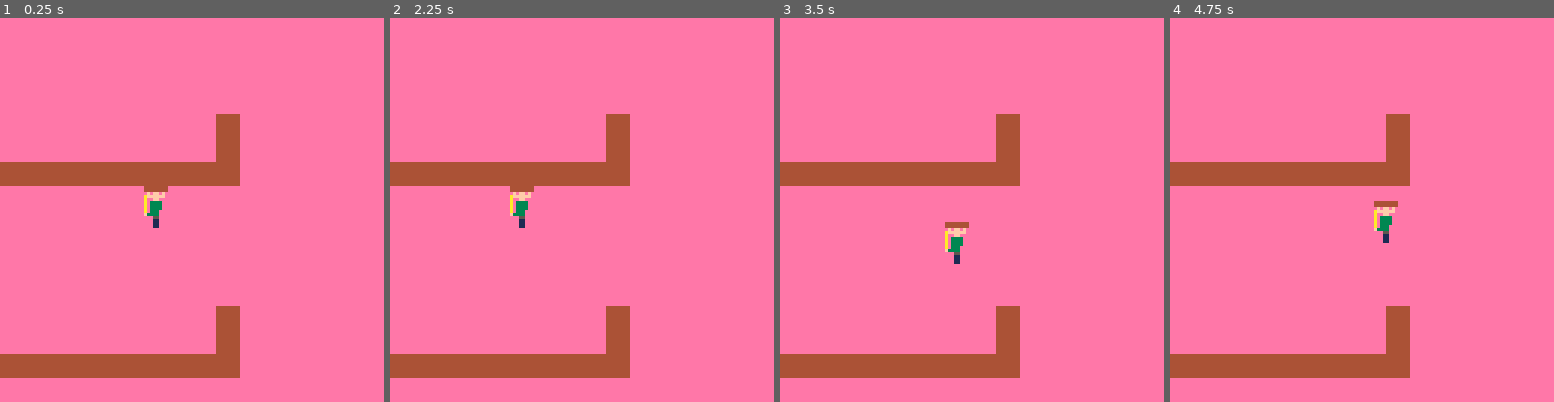
Above: before the commit, frames 1-4 (left to right).
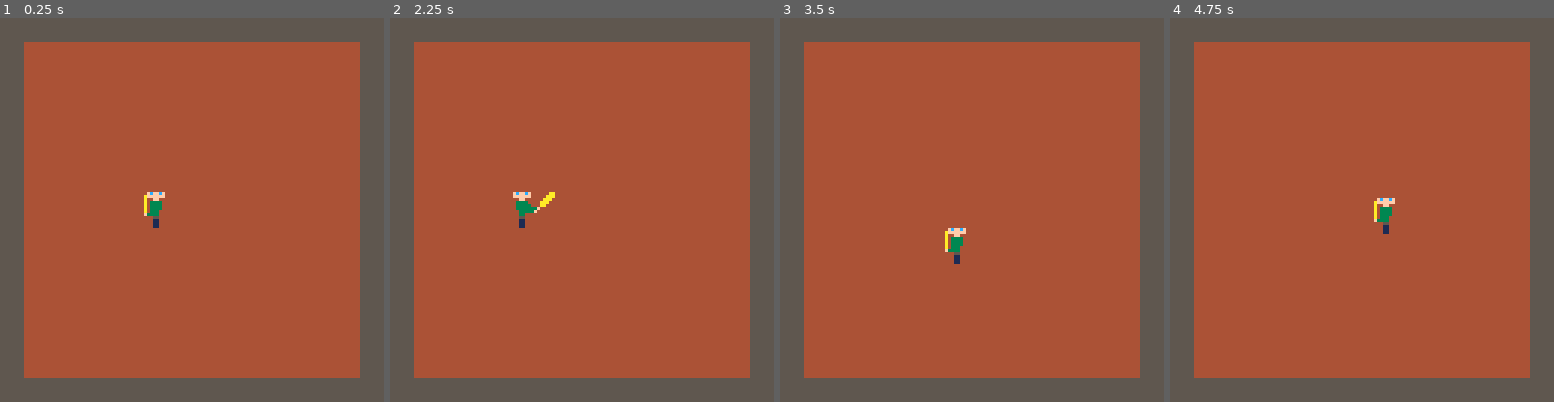
Above: after the commit, the same moments.

Repository: kuhnevan/ims-445-final-project
Game: PICO-8 cartridge final/finalproject.p8
The game is run twice, just before and just after one commit, with the same random seed, the same clock (stepped at 60 frames per second) and the same inputs.
Inputs:
- Up to frame 1 (0.25 s): no input
- Up to frame 2 (2.25 s): tap O (Z key) at 0.33, 0.7, 1.43, 2.22 s; hold Left from 1.97 s (still down)
- Up to frame 3 (3.5 s): release Left at 2.37 s; hold Down 2.42-2.82 s; hold Right from 2.87 s (still down); tap O (Z key) at 3.1 s
- Up to frame 4 (4.75 s): release Right at 3.53 s; hold Up 3.58-4.08 s; tap O (Z key) at 3.98 s; hold Right 4.13-4.53 s; hold Down from 4.58 s (still down)

The runs differ from the first frame. In frame 1, 91% of the frame differs, in the area x 0-100%, y 0-100%; in frame 2, 91%; in frame 3, 91%; in frame 4, 91%.

Commit message:
player health, animation, damage

Diff:
--- a/final/finalproject.p8
+++ b/final/finalproject.p8
@@ -6,16 +6,33 @@
 
 z = 1
 
+time_t = 0
+
 cellwidth = 8
 
 p1 = {
     x = 6 * cellwidth,
     y = 7 * cellwidth,
+    hasbat = false,
+    damage = 0,
+    health = 10,
     sprindex = 4,
     width = 1,
     height = 2,
     speed = 1
 }
+
+
+function dealdamage(dam)
+
+end
+
+
+function wait()
+	p1.sprindex = 4
+	p1.width = 1
+	a = 0
+end
 
 function p1:moveleft()
  if p1:nothingleft() then
@@ -92,18 +109,22 @@
 end
 
 function _update()
+	wait()
  if (btn(0)) then p1:moveleft() end
  if (btn(1)) then p1:moveright() end
  if (btn(2)) then p1:moveup() end
  if (btn(3)) then p1:movedown() end
- if (btn(4)) then z += 1 end
+ if (btn(4)) then
+ 	p1.sprindex = 5
+ 	p1.width = 2
+ end
 end
 
 
 
 function _draw()
- map(0,0,0,0,16,8)
- map(0,0,0,64,16,8)
+ map(0,0,0,0,16,16)
+-- map(0,0,0,64,16,8)
  spr(p1.sprindex, p1.x, p1.y, p1.width, p1.height)
 end
 
@@ -153,21 +174,25 @@
 
 
 
-…(5 lines of a section not shown)…
 __gff__
-0000000000000000000000000000000000000000000000000000000000000000000000000000000000000000000000000101010000000000000000000000000000000000000000000000000000000000000000000000000000000000000000000000000000000000000000000000000000000000000000000000000000000000
+0000020000000000000000000000000000000000000000000000000000000000000000000000000000000000000000000101000000000000000000000000000000000000000000000000000000000000000000000000000000000000000000000000000000000000000000000000000000000000000000000000000000000000
 0000000000000000000000000000000000000000000000000000000000000000000000000000000000000000000000000000000000000000000000000000000000000000000000000000000000000000000000000000000000000000000000000000000000000000000000000000000000000000000000000000000000000000
 __map__
-3333333333333333333333333333333300000000000000000000000000000000000000000000000000000000000000000000000000000000000000000000000000000000000000000000000000000000000000000000000000000000000000000000000000000000000000000000000000000000000000000000000000000000
-3333333333333333333333333333333300000000000000000000000000000000000000000000000000000000000000000000000000000000000000000000000000000000000000000000000000000000000000000000000000000000000000000000000000000000000000000000000000000000000000000000000000000000
-3333333333333333333333333333333300000000000000000000000000000000000000000000000000000000000000000000000000000000000000000000000000000000000000000000000000000000000000000000000000000000000000000000000000000000000000000000000000000000000000000000000000000000
-3333333333333333333333333333333300000000000000000000000000000000000000000000000000000000000000000000000000000000000000000000000000000000000000000000000000000000000000000000000000000000000000000000000000000000000000000000000000000000000000000000000000000000
-3333333333333333333033333333333300000000000000000000000000000000000000000000000000000000000000000000000000000000000000000000000000000000000000000000000000000000000000000000000000000000000000000000000000000000000000000000000000000000000000000000000000000000
-3333333333333333333033333333333300000000000000000000000000000000000000000000000000000000000000000000000000000000000000000000000000000000000000000000000000000000000000000000000000000000000000000000000000000000000000000000000000000000000000000000000000000000
-3131313131313131313233333333333300000000000000000000000000000000000000000000000000000000000000000000000000000000000000000000000000000000000000000000000000000000000000000000000000000000000000000000000000000000000000000000000000000000000000000000000000000000
-3333333333333333333333333333333300000000000000000000000000000000000000000000000000000000000000000000000000000000000000000000000000000000000000000000000000000000000000000000000000000000000000000000000000000000000000000000000000000000000000000000000000000000
-3333333333333333333333333333333300000000000000000000000000000000000000000000000000000000000000000000000000000000000000000000000000000000000000000000000000000000000000000000000000000000000000000000000000000000000000000000000000000000000000000000000000000000
+3131313131313131313131313131313100000000000000000000000000000000000000000000000000000000000000000000000000000000000000000000000000000000000000000000000000000000000000000000000000000000000000000000000000000000000000000000000000000000000000000000000000000000
+3132323232323232323232323232323100000000000000000000000000000000000000000000000000000000000000000000000000000000000000000000000000000000000000000000000000000000000000000000000000000000000000000000000000000000000000000000000000000000000000000000000000000000
+3132323232323232323232323232323100000000000000000000000000000000000000000000000000000000000000000000000000000000000000000000000000000000000000000000000000000000000000000000000000000000000000000000000000000000000000000000000000000000000000000000000000000000
+3132323232323232323232323232323100000000000000000000000000000000000000000000000000000000000000000000000000000000000000000000000000000000000000000000000000000000000000000000000000000000000000000000000000000000000000000000000000000000000000000000000000000000
+3132323232323232323232323232323100000000000000000000000000000000000000000000000000000000000000000000000000000000000000000000000000000000000000000000000000000000000000000000000000000000000000000000000000000000000000000000000000000000000000000000000000000000
+3132323232323232323232323232323100000000000000000000000000000000000000000000000000000000000000000000000000000000000000000000000000000000000000000000000000000000000000000000000000000000000000000000000000000000000000000000000000000000000000000000000000000000
+3132323232323232323232323232323100000000000000000000000000000000000000000000000000000000000000000000000000000000000000000000000000000000000000000000000000000000000000000000000000000000000000000000000000000000000000000000000000000000000000000000000000000000
+3132323232323232323232323232323100000000000000000000000000000000000000000000000000000000000000000000000000000000000000000000000000000000000000000000000000000000000000000000000000000000000000000000000000000000000000000000000000000000000000000000000000000000
+3132323232323232323232323232323100000000000000000000000000000000000000000000000000000000000000000000000000000000000000000000000000000000000000000000000000000000000000000000000000000000000000000000000000000000000000000000000000000000000000000000000000000000
+3132323232323232323232323232323100000000000000000000000000000000000000000000000000000000000000000000000000000000000000000000000000000000000000000000000000000000000000000000000000000000000000000000000000000000000000000000000000000000000000000000000000000000
+3132323232323232323232323232323100000000000000000000000000000000000000000000000000000000000000000000000000000000000000000000000000000000000000000000000000000000000000000000000000000000000000000000000000000000000000000000000000000000000000000000000000000000
+3132323232323232323232323232323100000000000000000000000000000000000000000000000000000000000000000000000000000000000000000000000000000000000000000000000000000000000000000000000000000000000000000000000000000000000000000000000000000000000000000000000000000000
+3132323232323232323232323232323100000000000000000000000000000000000000000000000000000000000000000000000000000000000000000000000000000000000000000000000000000000000000000000000000000000000000000000000000000000000000000000000000000000000000000000000000000000
+3132323232323232323232323232323100000000000000000000000000000000000000000000000000000000000000000000000000000000000000000000000000000000000000000000000000000000000000000000000000000000000000000000000000000000000000000000000000000000000000000000000000000000
+3132323232323232323232323232323100000000000000000000000000000000000000000000000000000000000000000000000000000000000000000000000000000000000000000000000000000000000000000000000000000000000000000000000000000000000000000000000000000000000000000000000000000000
+3131313131313131313131313131313100000000000000000000000000000000000000000000000000000000000000000000000000000000000000000000000000000000000000000000000000000000000000000000000000000000000000000000000000000000000000000000000000000000000000000000000000000000
+3434343434343434343434343434343434000000000000000000000000000000000000000000000000000000000000000000000000000000000000000000000000000000000000000000000000000000000000000000000000000000000000000000000000000000000000000000000000000000000000000000000000000000
+0034343434000000000000000000000034000000000000000000000000000000000000000000000000000000000000000000000000000000000000000000000000000000000000000000000000000000000000000000000000000000000000000000000000000000000000000000000000000000000000000000000000000000
Not shown, changed: 27 lines of the sprite sheet (__gfx__) section of final/finalproject.p8
